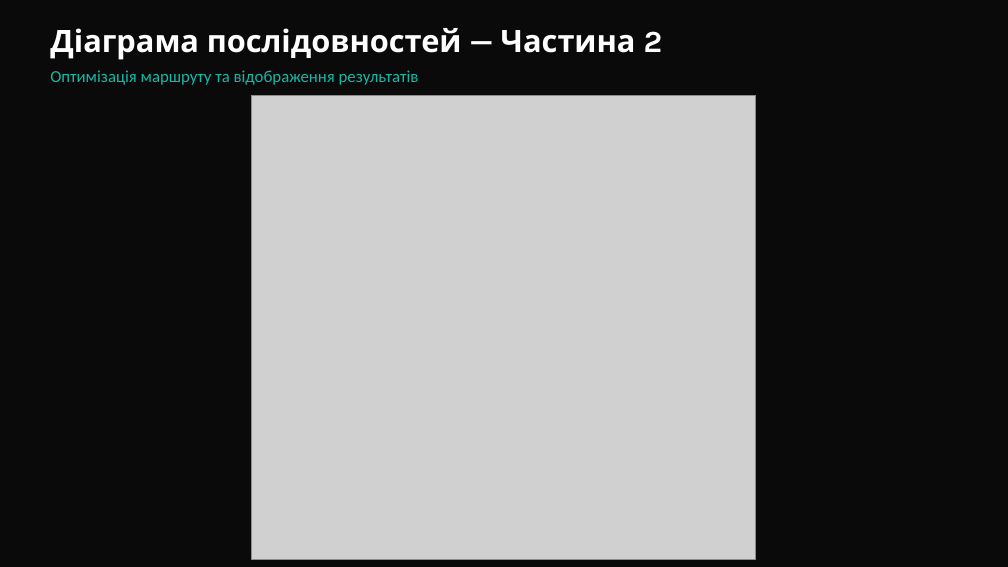
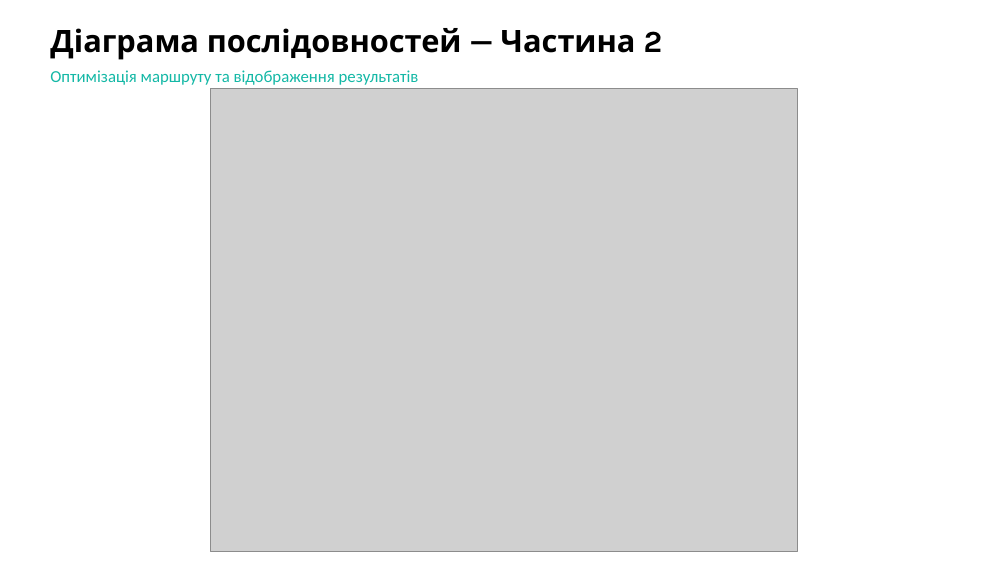
Before and after one commit to timurrte/DeliveryIQ, a slide deck: slide 9 of Звіт/Практика/Презентація_практика_Ніколаєв_1.pptx. Drawn at 1008x567 pixels with LibreOffice and Linux fonts; fonts in the diff are those of the drawing; grey boxes stand for pictures. Boxes give left, top, right and bottom in pixels: in the first picture for what was removed or moved away, otherwise in the second. Text is boxed around its words. In the diff, an @@ line names an element or a change of style, - is before the commit and + after.

```diff
--- a/Звіт/Практика/Презентація_практика_Ніколаєв_1.pptx
+++ b/Звіт/Практика/Презентація_практика_Ніколаєв_1.pptx
@@ background #0A0A0A to #FFFFFF @@
@@ text "Діаграма послідовностей — Частина 2" at <box>50,28,663,60</box>: text colour #FFFFFF to #000000 @@
@@ picture: place and size @@
-picture at <box>252,96,756,559</box>
+picture at <box>211,88,797,551</box>
```
Also in this commit, not shown: 2 other slides changed, 15 other files.
